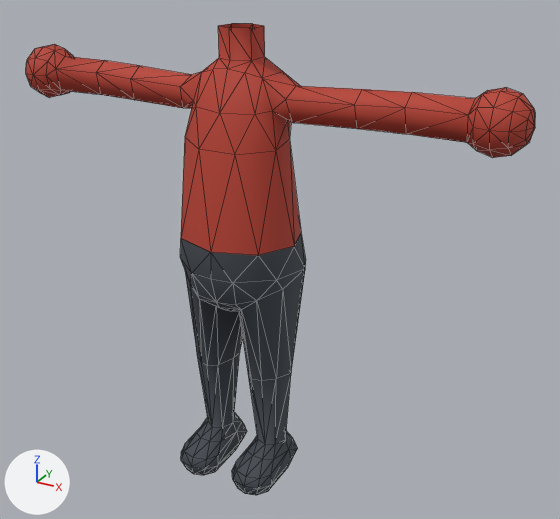
Renders of the glTF model html/models/body/Male1.gltf from each side of a commit.
Rendered twice from a 50 mm lens placed at (1.013, -1.65, 1.482), pointed at (0.088, 0.033, 0.641). The lights are fixed; the arrows at lower left show +X, +Y and +Z. Mesh edges are drawn as thin lines.

The first picture shows 'シャツ_Mesh_0002.rip_mesh0000.003', 'ズボン_Mesh_0002.rip_mesh0000.001', 'ズボン_Mesh_0002.rip_mesh0000.005'.
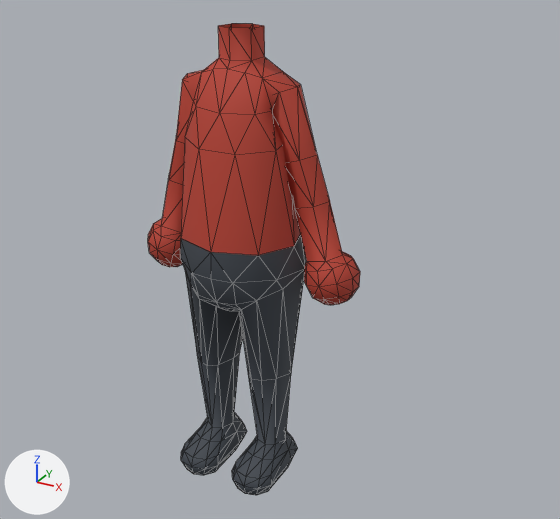
The change in detail:
me_シャツ_mesh_0002_rip_mesh0000_003_mesh_001 has 177 vertices, 340 faces and spans x -0.711..0.711, y -0.167..0.104, z 0.72..1.249.
me_シャツ_mesh_0002_rip_mesh0000_003_mesh_001 is used by ob_シャツ_mesh_0002_rip_mesh0000_003; location (0.0, 0.0, 0.0).
me_シャツ_mesh_0002_rip_mesh0000_003_mesh_001 part 1: all 65 vertices in x 0.128..0.711, y -0.071..0.078, z 1.014..1.157 are turned 74 degrees about the y axis through their middle, then moved by (-0.224, 0.0, -0.237).
me_シャツ_mesh_0002_rip_mesh0000_003_mesh_001 part 2: all 64 vertices in x -0.711..-0.15, y -0.071..0.078, z 1.014..1.157 are turned -76.7 degrees about the y axis through their middle, then moved by (0.233, 0.0, -0.246).

Location of each change, [x1, y1, x2, y2] in pixels of the pictures (560 x 519 px; the box of a moved part takes in the faces that stretch with it):
'シャツ_Mesh_0002.rip_mesh0000.003', reshaped (58% narrower, 21% taller)
    before: [26, 23, 535, 255]
    after: [148, 23, 360, 305]
part 1 of me_シャツ_mesh_0002_rip_mesh0000_003_mesh_001, moved or reshaped
    before: [262, 72, 535, 158]
    after: [262, 72, 360, 305]
part 2 of me_シャツ_mesh_0002_rip_mesh0000_003_mesh_001, moved or reshaped
    before: [26, 44, 201, 108]
    after: [148, 70, 203, 267]
